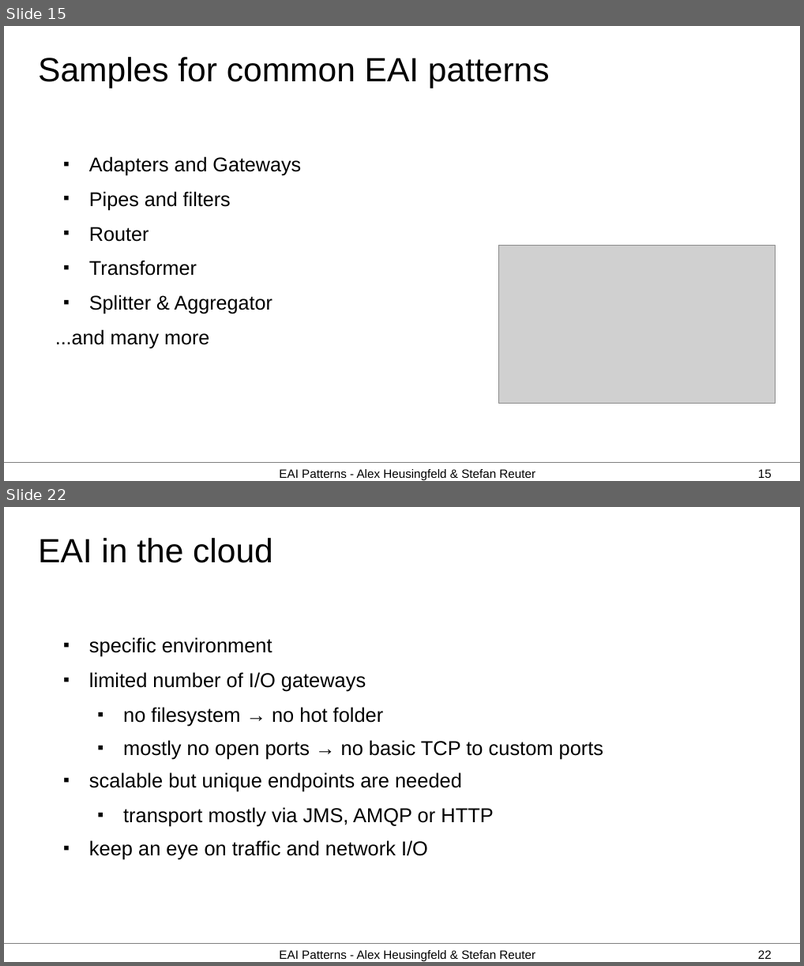
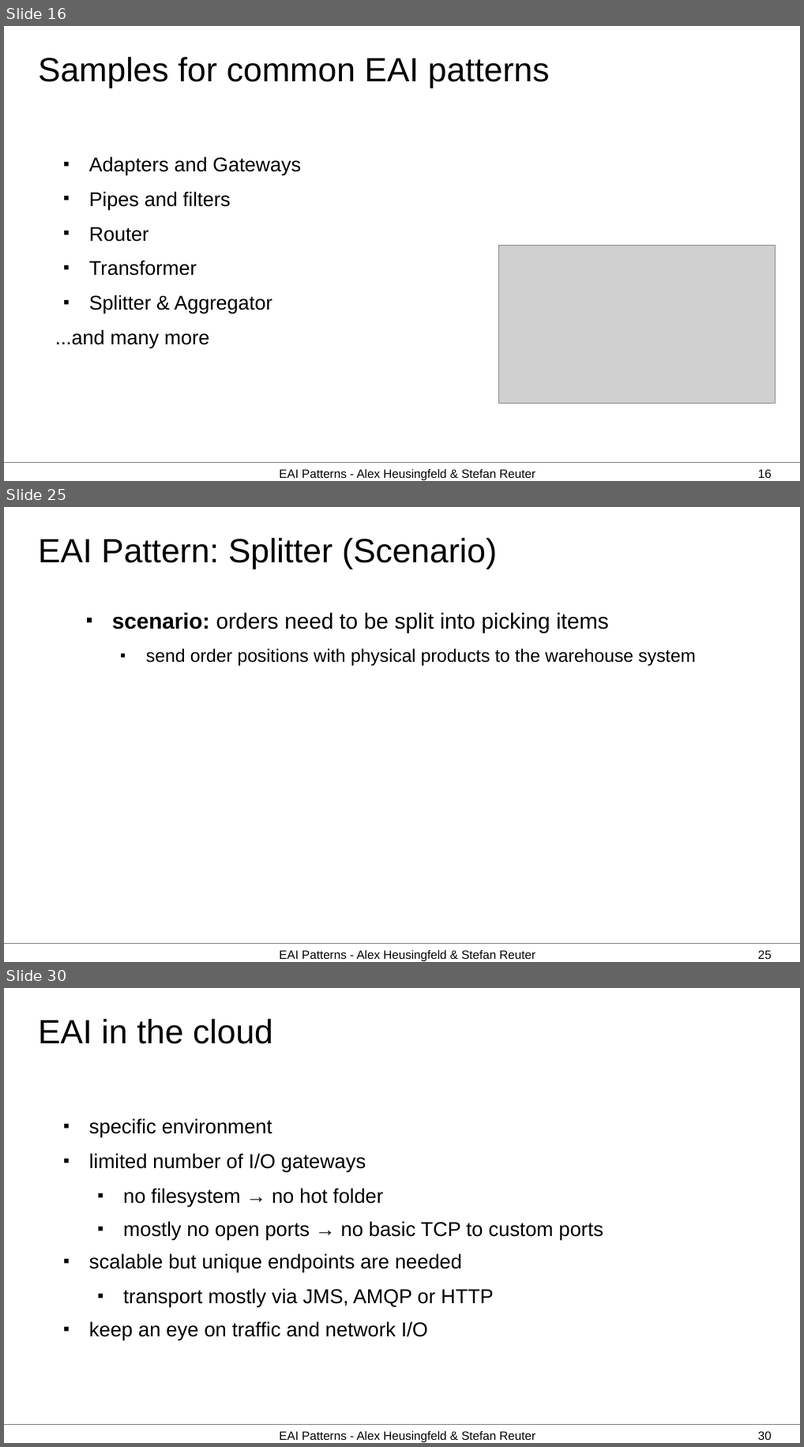
Before and after one commit to aheusingfeld/javaone2012, a slide deck: slides/eai-slides.odp. Shown one above the other, each under a label of ours: slides 15 and 22 before the commit, slides 16, 25 and 30 after it; the slides between them are not shown. The pictures are 804x966 and 804x1447 pixels, drawn with LibreOffice and Linux fonts; fonts in the diff are those of the drawing; grey boxes stand for pictures. Boxes give left, top, right and bottom in pixels: in the first picture for what was removed or moved away, otherwise in the second. Text is boxed around its words. In the diff, an @@ line names an element or a change of style, - is before the commit and + after.

```diff
--- a/slides/eai-slides.odp
+++ b/slides/eai-slides.odp
@@ slide 25 added at [4,507,800,962], background #FFFFFF; not listed: 1 template element that a slide beside it also shows @@
@@ title added at [38,538,497,569], 33.5 pt, text #000000 @@
+EAI Pattern: Splitter (Scenario)
@@ text added at [112,612,695,666], 18 pt, text #000000 @@
+■ scenario: orders need to be split into picking items
+  ■ send order positions with physical products to the warehouse system
@@ text added at [279,950,536,961], 12 pt, text #000000 @@
+EAI Patterns - Alex Heusingfeld & Stefan Reuter
@@ page number added at [758,950,772,959], 12 pt, text #000000 @@
+25
@@ what was slide 15 is now slide 16 @@
@@ what was slide 22 is now slide 30 @@
@@ page number at [758,1431,772,1440]: text changed @@
-22
+30
```
Also in this commit, not shown: 9 slides changed, 7 other slides added.
